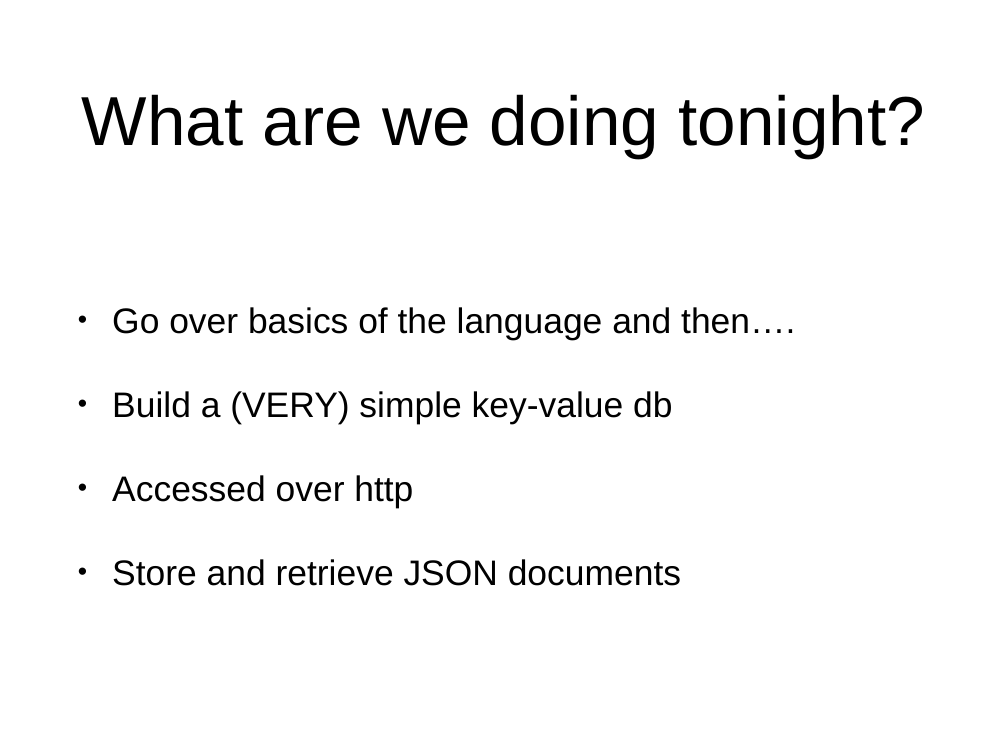
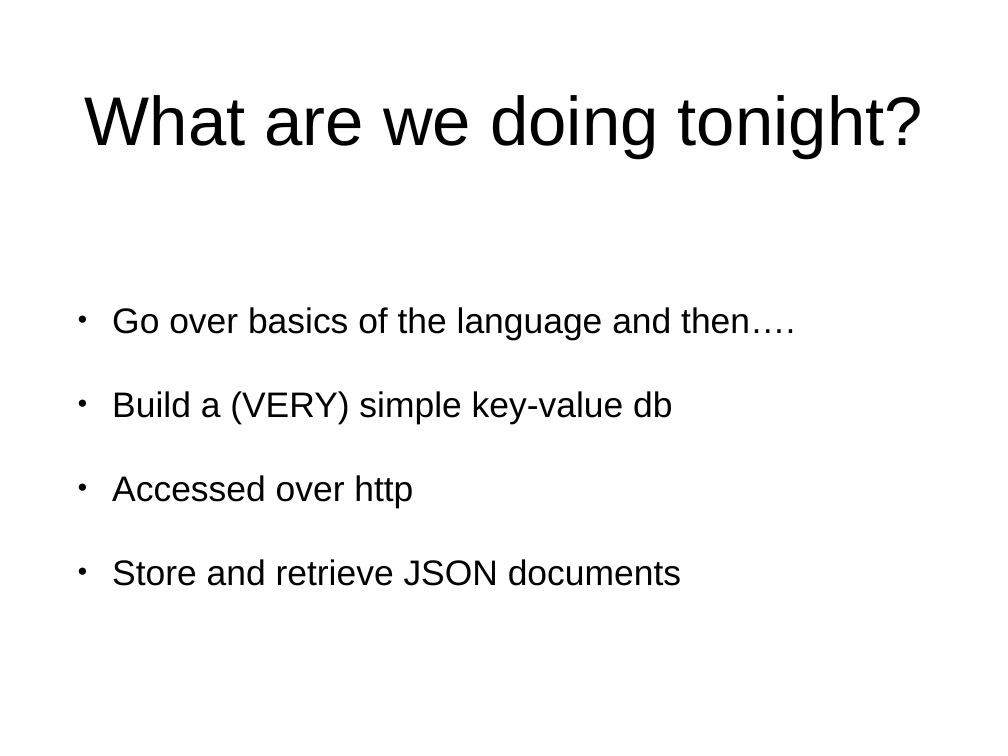
Before and after one commit to njenan/gdg-go-presentation, a slide deck: slide 5 of Gdg-Go-Presentaiton.pptx. Drawn at 1008x756 pixels with LibreOffice and Linux fonts; fonts in the diff are those of the drawing. Boxes give left, top, right and bottom in pixels: in the first picture for what was removed or moved away, otherwise in the second. Text is boxed around its words. In the diff, an @@ line names an element or a change of style, - is before the commit and + after.

```diff
--- a/Gdg-Go-Presentaiton.pptx
+++ b/Gdg-Go-Presentaiton.pptx
@@ title "What are we doing tonight?" at [85, 95, 923, 158]: size 70.4 to 70 pt @@
```
Also in this commit, not shown: 3 other slides changed, 1 slide added.
